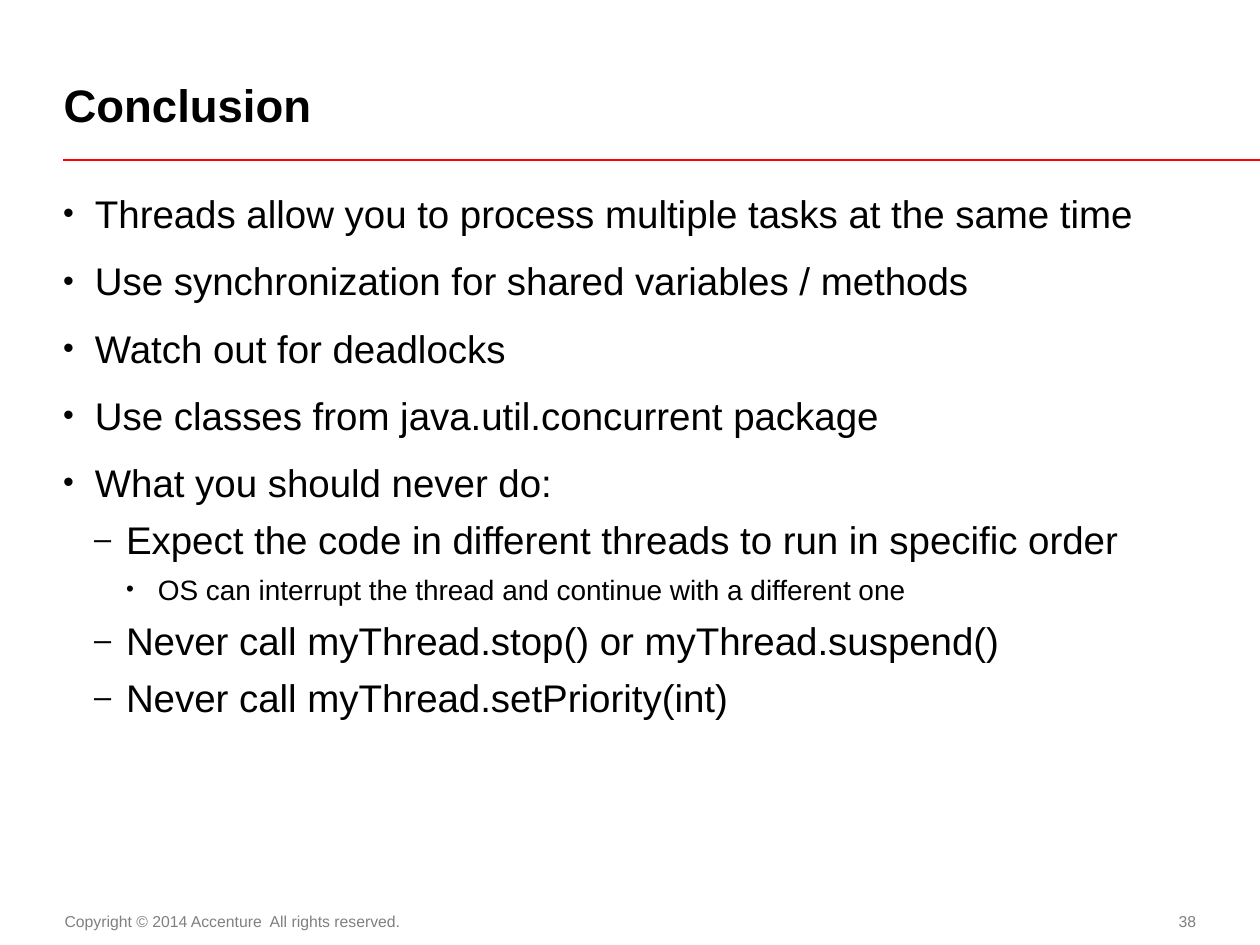
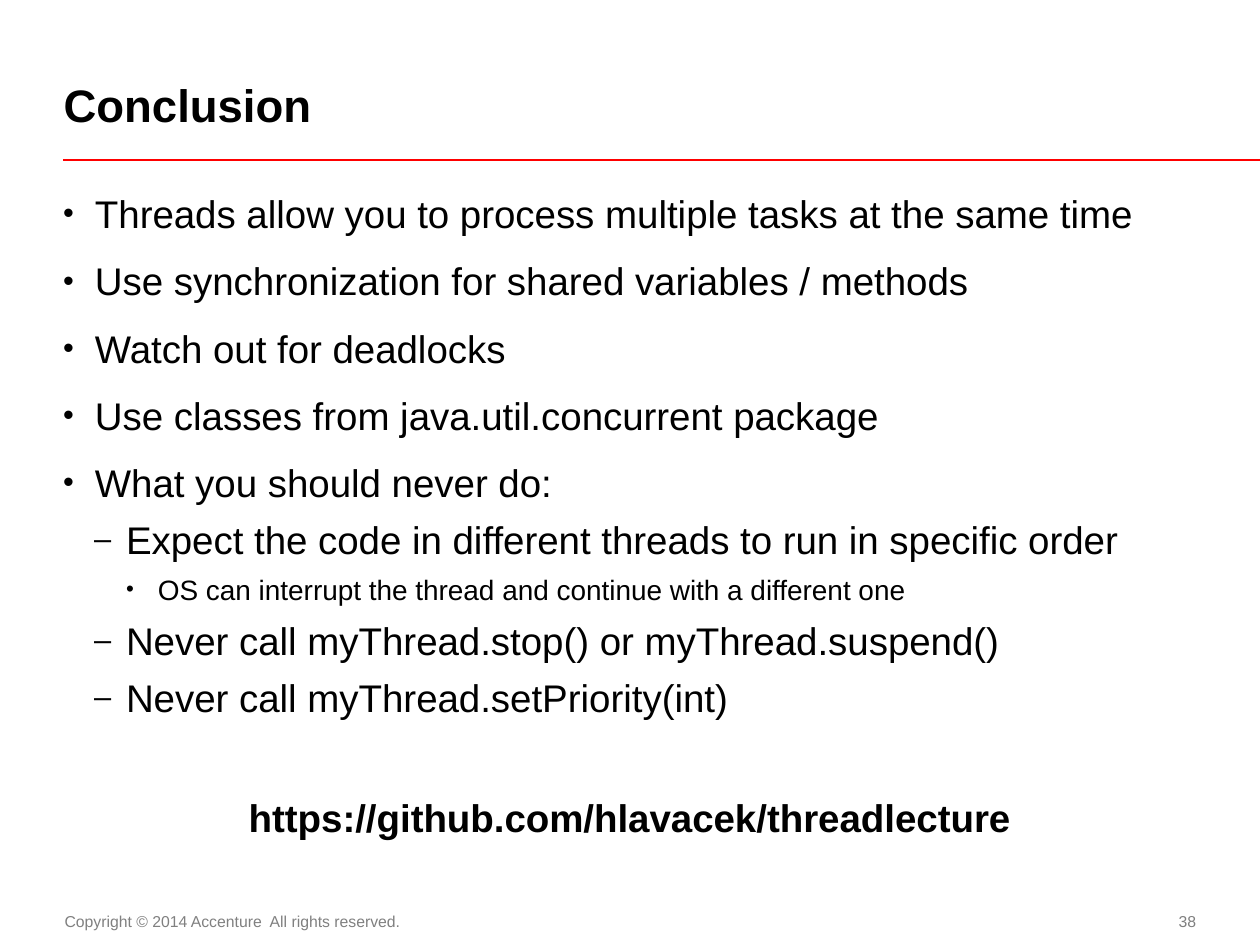
Before and after one commit to hlavacek/threadlecture, a slide deck: slide 38 of toth_hlavacek_fei_concurrency.pptx. Drawn at 1260x945 pixels with LibreOffice and Linux fonts; fonts in the diff are those of the drawing. Boxes give left, top, right and bottom in pixels: in the first picture for what was removed or moved away, otherwise in the second. Text is boxed around its words. In the diff, an @@ line names an element or a change of style, - is before the commit and + after.

Commit message:
Added link to the git repository

```diff
--- a/toth_hlavacek_fei_concurrency.pptx
+++ b/toth_hlavacek_fei_concurrency.pptx
@@ text at box(249, 804, 1011, 840): paragraph added @@
+https://github.com/hlavacek/threadlecture
```
